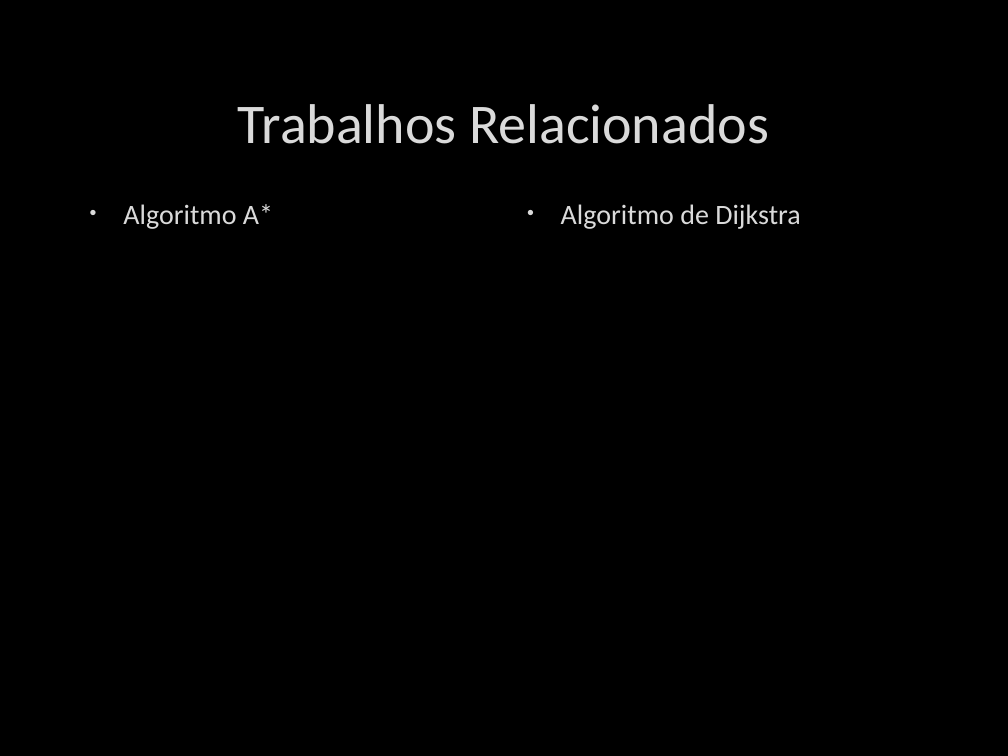
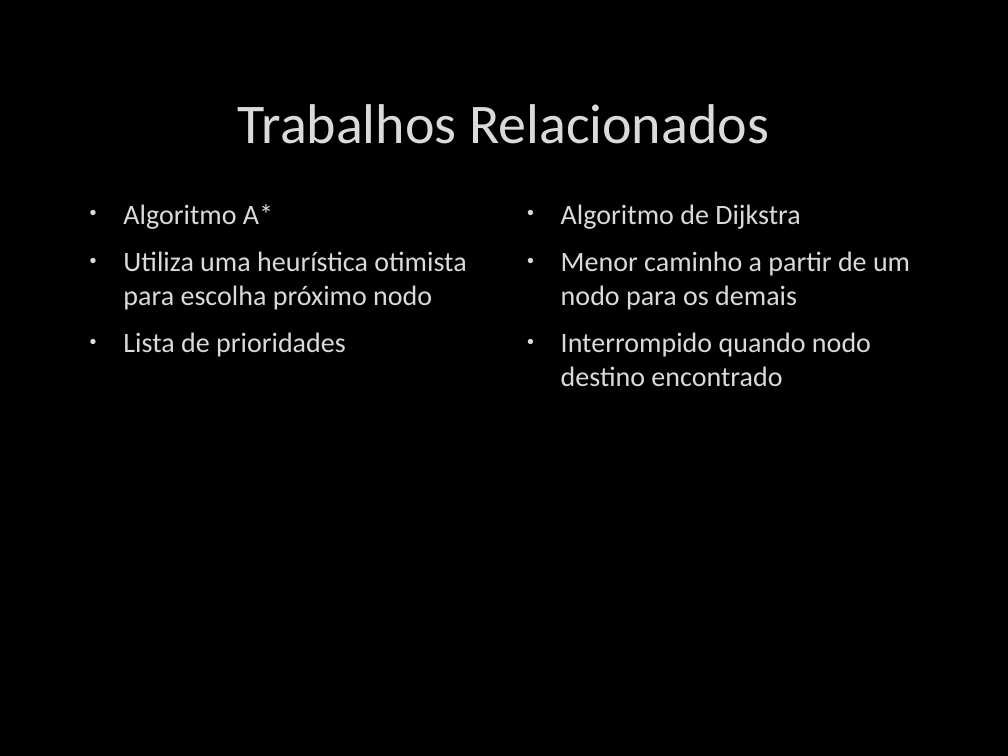
Before and after one commit to whschettert/ACO-Algorithm-for-Shortest-Path, a slide deck: slide 14 of Um Algoritmo de Colônia de Formigas para Otimização.pptx (slide 11 before the commit). Drawn at 1008x756 pixels with LibreOffice and Linux fonts; fonts in the diff are those of the drawing; background and template pictures are left out. Boxes give left, top, right and bottom in pixels: in the first picture for what was removed or moved away, otherwise in the second. Text is boxed around its words. In the diff, an @@ line names an element or a change of style, - is before the commit and + after.

```diff
--- a/Um Algoritmo de Colônia de Formigas para Otimização.pptx
+++ b/Um Algoritmo de Colônia de Formigas para Otimização.pptx
@@ text at (123,251,466,357): paragraphs added @@
+• Utiliza uma heurística otimista para escolha próximo nodo
+• Lista de prioridades
@@ text at (561,251,910,386): paragraphs added @@
+• Menor caminho a partir de um nodo para os demais
+• Interrompido quando nodo destino encontrado
```
Also in this commit, not shown: 2 other slides changed, 3 slides added.
